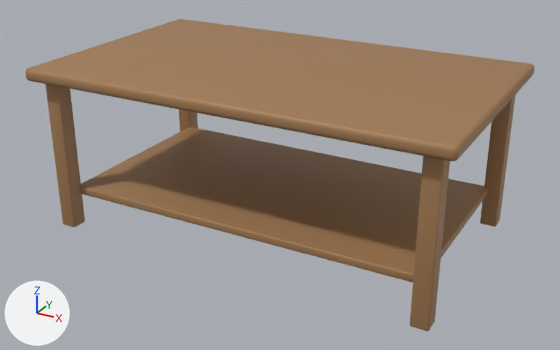
What one commit did to the glTF model apps/web/models/furniture/coffee.glb.
One viewpoint serves both versions: a 50 mm camera at (0.823, -1.507, 0.882) aimed at (0.008, -0.025, 0.141). Every picture has the same lights, and +X, +Y and +Z are marked at lower left. The picture after the commit comes second.

In view in the first picture: 'leg0', 'leg1', 'leg2', 'leg3', 'shelf', 'top'.
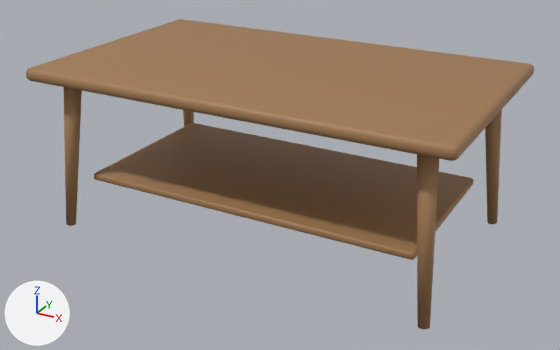
Pixel boxes (x1, y1, x2, y2) of what changed, in the pictures (560 x 350 px):
'shelf', reshaped, moved (7% narrower, 12% shorter)
    before: (79, 127, 488, 282)
    after: (94, 123, 474, 260)
'leg1', reshaped, moved (44% narrower)
    before: (410, 156, 450, 331)
    after: (417, 154, 439, 329)
'leg0', reshaped, moved (54% narrower)
    before: (45, 84, 85, 227)
    after: (64, 87, 82, 226)
'leg3', reshaped, moved
    before: (480, 95, 516, 227)
    after: (485, 110, 502, 224)
'leg2', reshaped, moved
    before: (179, 109, 198, 131)
    after: (183, 110, 194, 126)

Edits to the bpy script that builds the scene:
```text
Change me_shelf:
    used by ob_shelf; location = (0.0, 0.0, 0.09)
    remove me_shelf.from_pydata(...)  # 96 vertices, 188 faces; spans x -0.44..0.44, y -0.24..0.24, z -0.01..0.01
    add me_shelf.from_pydata(...)  # 96 vertices, 188 faces; spans x -0.41..0.41, y -0.21..0.21, z -0.009..0.009
    me_shelf part 5: 96 of 96 vertices moved; they spanned x -0.44..0.44, y -0.24..0.24, z -0.01..0.01 and now span x -0.41..0.41, y -0.21..0.21, z -0.009..0.009; mean shift (0.0, 0.0, 0.0)
Change me_leg0:
    used by ob_leg0; location = (-0.45, -0.25, 0.185)
    remove me_leg0.from_pydata(...)  # 96 vertices, 188 faces; spans x -0.02..0.02, y -0.02..0.02, z -0.185..0.185
    add me_leg0.from_pydata(...)  # 32 vertices, 60 faces; spans x -0.031..0.031, y -0.031..0.031, z -0.187..0.187
    me_leg0 part 1: the whole mesh is rebuilt
Change me_leg1:
    used by ob_leg1; location = (0.45, -0.25, 0.185)
    remove me_leg1.from_pydata(...)  # 96 vertices, 188 faces; spans x -0.02..0.02, y -0.02..0.02, z -0.185..0.185
    add me_leg1.from_pydata(...)  # 32 vertices, 60 faces; spans x -0.031..0.031, y -0.031..0.031, z -0.187..0.187
    me_leg1 part 2: the whole mesh is rebuilt
Change me_leg2:
    used by ob_leg2; location = (-0.45, 0.25, 0.185)
    remove me_leg2.from_pydata(...)  # 96 vertices, 188 faces; spans x -0.02..0.02, y -0.02..0.02, z -0.185..0.185
    add me_leg2.from_pydata(...)  # 32 vertices, 60 faces; spans x -0.031..0.031, y -0.031..0.031, z -0.187..0.187
    me_leg2 part 3: the whole mesh is rebuilt
Change me_leg3:
    used by ob_leg3; location = (0.45, 0.25, 0.185)
    remove me_leg3.from_pydata(...)  # 96 vertices, 188 faces; spans x -0.02..0.02, y -0.02..0.02, z -0.185..0.185
    add me_leg3.from_pydata(...)  # 32 vertices, 60 faces; spans x -0.031..0.031, y -0.031..0.031, z -0.187..0.187
    me_leg3 part 4: the whole mesh is rebuilt
Change ob_shelf:
    ob_shelf.location: (0.0, 0.0, 0.09) -> (0.0, 0.0, 0.119)
Change ob_leg0:
    ob_leg0.location: (-0.45, -0.25, 0.185) -> (-0.436, -0.236, 0.186)
Change ob_leg1:
    ob_leg1.location: (0.45, -0.25, 0.185) -> (0.436, -0.236, 0.186)
Change ob_leg2:
    ob_leg2.location: (-0.45, 0.25, 0.185) -> (-0.436, 0.236, 0.186)
Change ob_leg3:
    ob_leg3.location: (0.45, 0.25, 0.185) -> (0.436, 0.236, 0.186)
```
